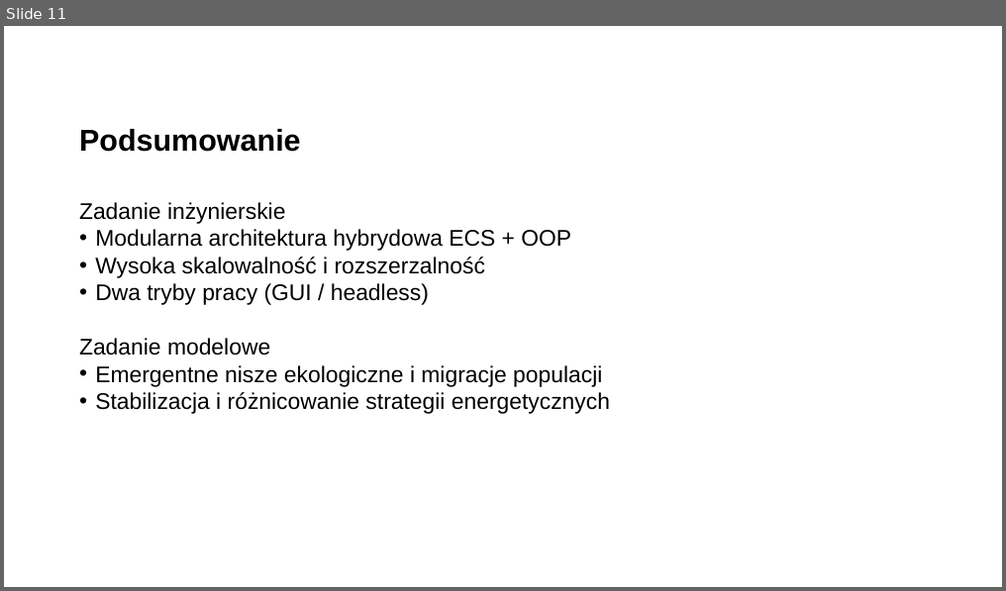
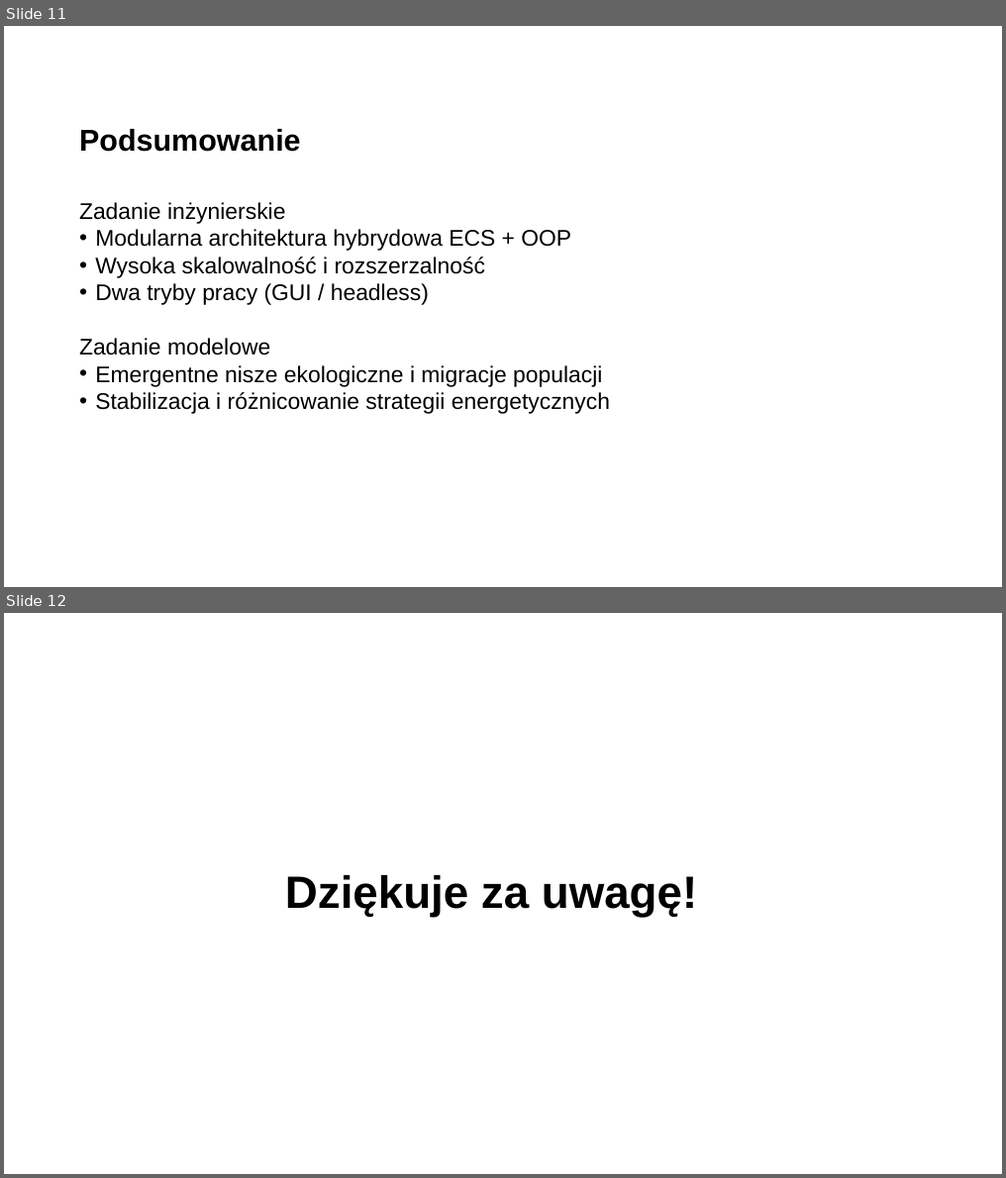
Before and after one commit to Filip-Rak/ecosystem-cc-results, a slide deck: docs/presentation.ppt. Shown one above the other, each under a label of ours: slide 11 before the commit, slides 11 and 12 after it. The pictures are 1006x591 and 1006x1178 pixels, drawn with LibreOffice and Linux fonts; fonts in the diff are those of the drawing; background and template pictures are left out. Boxes give left, top, right and bottom in pixels: in the first picture for what was removed or moved away, otherwise in the second. Text is boxed around its words. In the diff, an @@ line names an element or a change of style, - is before the commit and + after.

```diff
--- a/docs/presentation.ppt
+++ b/docs/presentation.ppt
@@ slide 12 added at (x1=4, y1=613, x2=1002, y2=1174), background picture (left out) @@
@@ title added at (x1=285, y1=875, x2=697, y2=917), 48 pt, text #000000, bold @@
+Dziękuje za uwagę!
```
Also in this commit, not shown: 1 slide changed, 1 other slide added.
